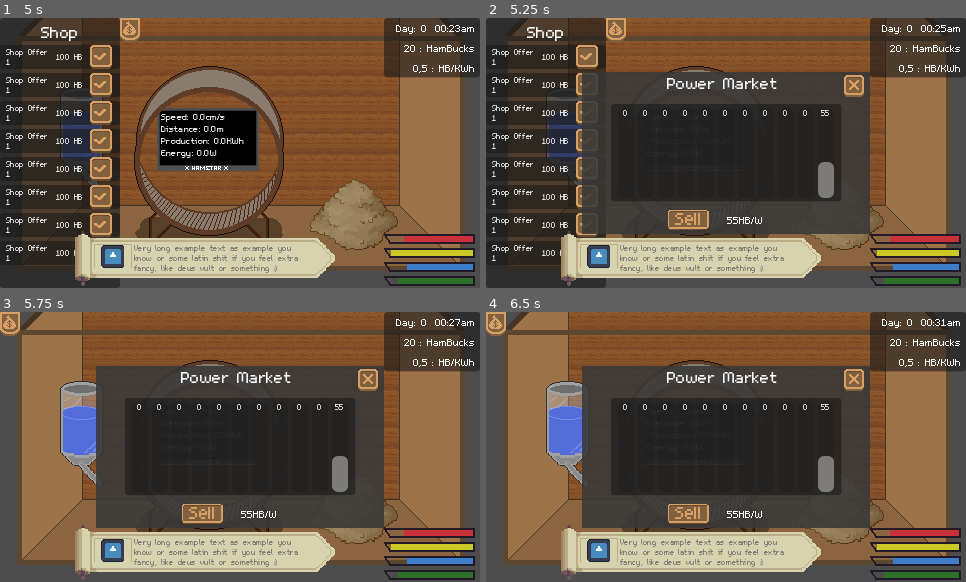
Above: before the commit, frames 1-4 (two rows, left to right).
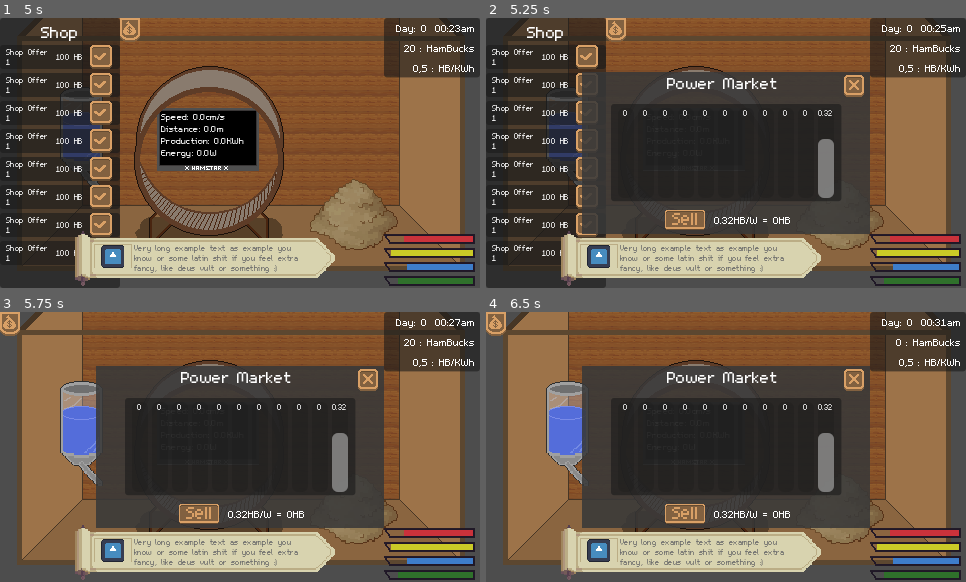
Above: after the commit, the same moments.

Repository: Nasjakii/very-serious-game-jam
Game: Godot game, scene res://main.tscn
Same seed, same stepped clock (60 frames per second), same inputs: the game is played once before the commit and once after it. The engine's default icon, where the game draws it, is replaced by a stand-in: a white triangle on a blue panel in a dark square.
Inputs (mouse positions are in pixels of both pictures, inside the frame that each line leads up to; where the layout moved, square brackets give the same spot in the first picture):
- Up to frame 1 (5 s): click (9, 28) at 0.5 s; click (100, 55) at 1.27 s; click (134, 28) at 2 s; click (9, 28) at 2.75 s; click (100, 55) at 3.52 s; click (100, 55) at 4.27 s
- Up to frame 2 (5.25 s): tap Enter at 5 s; move the mouse to (692, 139) at 5.02 s; click (692, 139) at 5.17 s
- Up to frame 3 (5.75 s): tap Tab (OpenShop) at 5.27 s
- Up to frame 4 (6.5 s): click (682, 514) [697, 514] at 5.75 s

Frame 1 is identical in both runs. In frame 2, 0.8% of the frame differs, in the area x 37-73%, y 34-79%; in frame 3, 0.8%; in frame 4, 0.8%, in the area x 37-86%, y 10-79%.

Commit message:
Sleep Bars change

Diff:
--- a/GameObjects/wheel.gd
+++ b/GameObjects/wheel.gd
@@ -54,7 +54,6 @@
 	update_screen()
 
 func run_pressed():
-	print(can_be_pressed)
 	if not can_be_pressed: return
 
 	if running:
@@ -62,14 +61,12 @@
 
 		var tween = get_tree().create_tween()
 		var slow_down_time = time_until_max_speed * (speed/speed_max)
-		print(slow_down_time)
 		tween.tween_property(self, "speed", 0, slow_down_time)
 		tween.tween_callback(finished_running)
 		var tween2 = get_tree().create_tween()
 		tween2.tween_property(hamster_animated_sprite_2d, "speed_scale", 0.0, slow_down_time)
 		var tween3 = get_tree().create_tween()
 		tween3.tween_property(wheel_sprite_2d, "speed_scale", 0.0, slow_down_time)
-		print("stop")
 
 	else:
 		wheel_sprite_2d.play("default")
@@ -128,4 +125,5 @@
 func reset_wattage():
 	var temp_val = wattage
 	wattage = 0
+	update_screen()
 	return temp_val
--- a/UI/bar_container_manager.gd
+++ b/UI/bar_container_manager.gd
@@ -6,10 +6,8 @@
 
 
 func _ready() -> void:
-	for child in bar_container_below.get_children():
-		child.value = 0
-	for child in bar_container_above.get_children():
-		child.value = 0
+	set_above_values(-100,-100,-100,-100)
+	set_below_values(-100,-100,-100,-100)
 
 
 func set_above_values(social_bar_value : float, energy_bar_value : float, water_bar_value : float, food_bar_value : float):
--- a/UI/energy_selling.tscn
+++ b/UI/energy_selling.tscn
@@ -11,7 +11,6 @@
 bg_color = Color(0.21960784, 0.21960784, 0.21960784, 0.8745098)
 
 [node name="EnergySelling" type="Control" unique_id=273429697 node_paths=PackedStringArray("h_box_container", "exit_button", "sell_label", "sell_button") groups=["EnergySelling"]]
-visible = false
 layout_mode = 3
 anchors_preset = 15
 anchor_right = 1.0
@@ -102,9 +101,9 @@
 [node name="HBoxContainer" type="HBoxContainer" parent="." unique_id=1783666264]
 layout_mode = 1
 anchors_preset = -1
-anchor_left = 0.3
+anchor_left = 0.1
 anchor_top = 0.85
-anchor_right = 0.7
+anchor_right = 0.9
 anchor_bottom = 0.975
 grow_horizontal = 2
 grow_vertical = 0
@@ -112,15 +111,14 @@
 alignment = 1
 
 [node name="SellButton" type="TextureButton" parent="HBoxContainer" unique_id=1524857234]
+custom_minimum_size = Vector2(50, 0)
 layout_mode = 2
-size_flags_horizontal = 3
 texture_normal = ExtResource("4_e8weo")
 ignore_texture_size = true
-stretch_mode = 4
+stretch_mode = 5
 
 [node name="SellLabel" type="Label" parent="HBoxContainer" unique_id=1787634721]
 layout_mode = 2
-size_flags_horizontal = 3
 theme_override_fonts/font = ExtResource("5_vn63d")
 theme_override_font_sizes/font_size = 16
 text = ": 200 HB/KWh"
--- a/UI/sleep_controller.gd
+++ b/UI/sleep_controller.gd
@@ -20,3 +20,8 @@
 	var test_amount = 10
 	bar_container_manager.set_below_values(test_amount * val, test_amount * val, 0, 0)
 	bar_container_manager.set_above_values(0, 0, -test_amount * val, -test_amount * val)
+
+func _process(delta: float) -> void:
+	if not visible:
+		bar_container_manager.set_below_values(-100,-100,-100,-100)
+		bar_container_manager.set_above_values(-100,-100,-100,-100)
--- a/UI/sleep_controller.tscn
+++ b/UI/sleep_controller.tscn
@@ -23,7 +23,7 @@
 grow_vertical = 2
 mouse_filter = 2
 script = ExtResource("1_rnbj1")
-exit_button = NodePath("SleepButton")
+exit_button = NodePath("ExitButton")
 spin_box = NodePath("Panel2/HBoxContainer/SpinBox")
 
 [node name="Panel" type="Panel" parent="." unique_id=153445910]
--- a/UI/stock_progress_bar.gd
+++ b/UI/stock_progress_bar.gd
@@ -5,4 +5,4 @@
 
 
 func _on_value_changed(val: float) -> void:
-	stock_label.text = str(int(floor(val)))
+	stock_label.text = str(float(floor(val * 100) / 100))
--- a/energy_selling.gd
+++ b/energy_selling.gd
@@ -10,8 +10,8 @@
 var game_manager : Node
 var sell_price = 0
 
-var max_value = 150
-var min_value = 50
+var max_value = 0.5
+var min_value = 0.25
 
 func _ready() -> void:
 	wheel = get_tree().get_first_node_in_group("Wheel")
@@ -40,7 +40,8 @@
 	for bar_index in range(progress_bars.size() - 1):
 		progress_bars[bar_index].value = progress_bars[bar_index].value
 
-	sell_price= randi_range(min_value, max_value)
+	sell_price= randf_range(min_value, max_value)
 	progress_bars[-1].value = sell_price
 
-	sell_label.text = str(int(sell_price)) + "HB/W"
+func _process(delta: float) -> void:
+	sell_label.text = str(floor(sell_price*100)/100) + "HB/W = " + str(int(floor(sell_price * wheel.wattage))) + "HB"
--- a/game_manager.gd
+++ b/game_manager.gd
@@ -1,5 +1,6 @@
 extends Node
 
+@export var money_rich_text_label : RichTextLabel = null
 
 var food_amount = 1
 var food_amount_max = 1
@@ -17,7 +18,13 @@
 var social_amount_max = 1
 var social_loss = 0.0
 
-var money = 0
+var money : int = 0 :
+	get:
+		return money
+	set(value):
+		money = value
+		money_rich_text_label.text = str(value)
+
 
 var day = 0
 
--- a/main.tscn
+++ b/main.tscn
@@ -24,8 +24,9 @@
 
 [node name="Main" type="Node2D" unique_id=1585207466]
 
-[node name="GameManager" type="Node" parent="." unique_id=185952480 groups=["GameManager"]]
+[node name="GameManager" type="Node" parent="." unique_id=185952480 node_paths=PackedStringArray("money_rich_text_label") groups=["GameManager"]]
 script = ExtResource("2_2cqfq")
+money_rich_text_label = NodePath("../UI/Full/TopRight/VBoxContainer/MoneyHBox/RichTextLabel")
 
 [node name="Box" type="Node2D" parent="." unique_id=114894614]
 position = Vector2(240, 135)
@@ -230,11 +231,11 @@
 text = ":15"
 vertical_alignment = 1
 
-[node name="StatHBoxContainer" type="HBoxContainer" parent="UI/Full/TopRight/VBoxContainer" unique_id=155621428]
+[node name="MoneyHBox" type="HBoxContainer" parent="UI/Full/TopRight/VBoxContainer" unique_id=155621428]
 custom_minimum_size = Vector2(0, 20)
 layout_mode = 2
 
-[node name="RichTextLabel" type="RichTextLabel" parent="UI/Full/TopRight/VBoxContainer/StatHBoxContainer" unique_id=1872103324]
+[node name="RichTextLabel" type="RichTextLabel" parent="UI/Full/TopRight/VBoxContainer/MoneyHBox" unique_id=1872103324]
 layout_mode = 2
 size_flags_horizontal = 3
 theme_override_fonts/normal_font = ExtResource("13_ycdy4")
@@ -243,7 +244,7 @@
 horizontal_alignment = 2
 vertical_alignment = 1
 
-[node name="RichTextLabel2" type="Label" parent="UI/Full/TopRight/VBoxContainer/StatHBoxContainer" unique_id=2088572900]
+[node name="RichTextLabel2" type="Label" parent="UI/Full/TopRight/VBoxContainer/MoneyHBox" unique_id=2088572900]
 layout_mode = 2
 theme_override_fonts/font = ExtResource("13_ycdy4")
 text = ": HamBucks"
